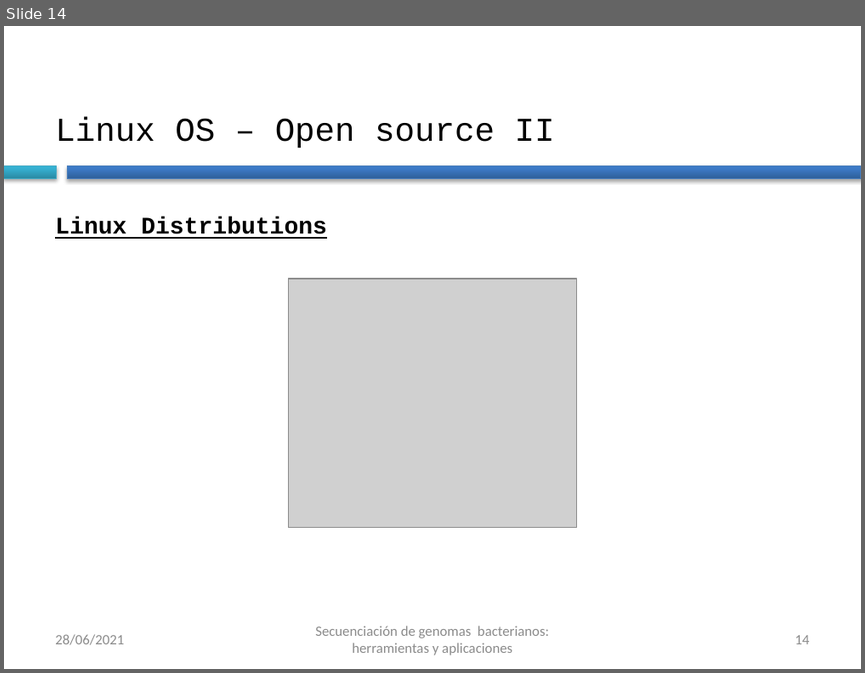
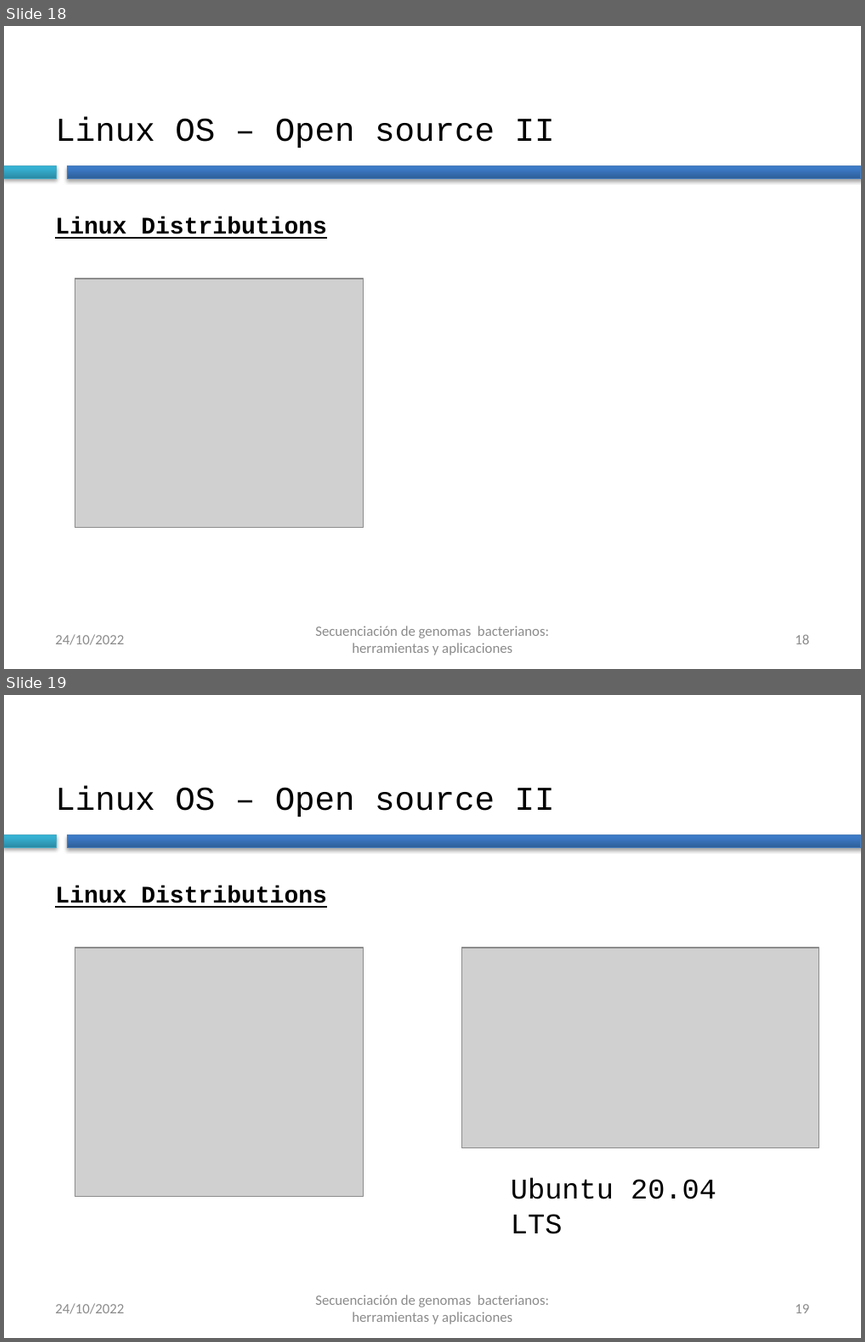
Before and after one commit to BU-ISCIII/curso_brotes_bacterianos_ngs, a slide deck: slides/talk2/curso_SeqGenBac_session1.2_linux.pptx. Shown one above the other, each under a label of ours: slide 14 before the commit, slides 18 and 19 after it. The pictures are 865x673 and 865x1342 pixels, drawn with LibreOffice and Linux fonts; fonts in the diff are those of the drawing; grey boxes stand for pictures; background and template pictures are left out. Boxes give left, top, right and bottom in pixels: in the first picture for what was removed or moved away, otherwise in the second. Text is boxed around its words. In the diff, an @@ line names an element or a change of style, - is before the commit and + after.

```diff
--- a/slides/talk2/curso_SeqGenBac_session1.2_linux.pptx
+++ b/slides/talk2/curso_SeqGenBac_session1.2_linux.pptx
@@ slide 19 added at (4,695,861,1338), background #FFFFFF; not listed: 2 template elements that a slide beside it also shows @@
@@ title added at (55,786,555,817), 28 pt, text #000000 @@
+Linux OS – Open source II
@@ text added at (55,885,327,907), 20 pt, text #000000, bold, underline @@
+Linux Distributions
@@ picture added at (75,947,363,1197) @@
@@ picture added at (462,947,820,1147) @@
@@ text added at (511,1178,716,1234), 24 pt, text #000000 @@
+Ubuntu 20.04 LTS
@@ text added at (55,1303,124,1314), 12 pt, text #8C8C8C @@
+24/10/2022
@@ text added at (315,1294,549,1324), 12 pt, text #8C8C8C @@
+Secuenciación de genomas bacterianos: herramientas y aplicaciones
@@ page number added at (794,1304,809,1313), 12 pt, text #8C8C8C @@
+19
@@ what was slide 14 is now slide 18 @@
@@ slide 18 changed as well @@
@@ picture: place and size @@
-picture at (289,278,576,528)
+picture at (75,278,363,528)
@@ text at (55,634,124,645): text changed @@
-28/06/2021
+24/10/2022
@@ page number at (794,634,809,644): text changed @@
-14
+18
```
Also in this commit, not shown: 57 other slides changed, 4 other slides added, 1 other file.
